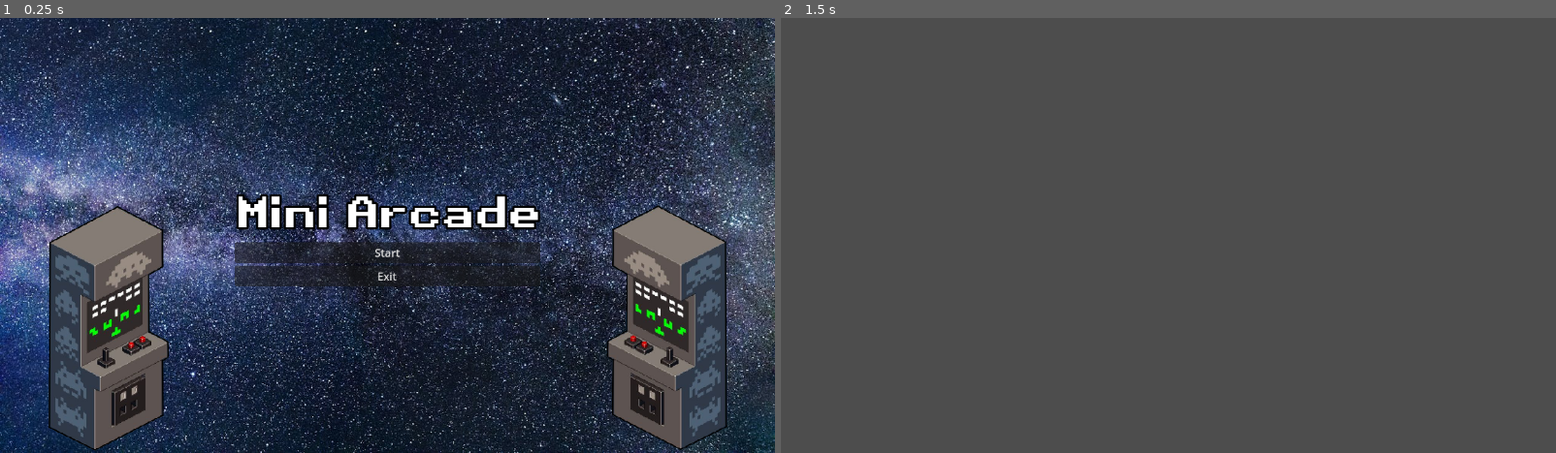
Above: before the commit, frames 1-2 (left to right).
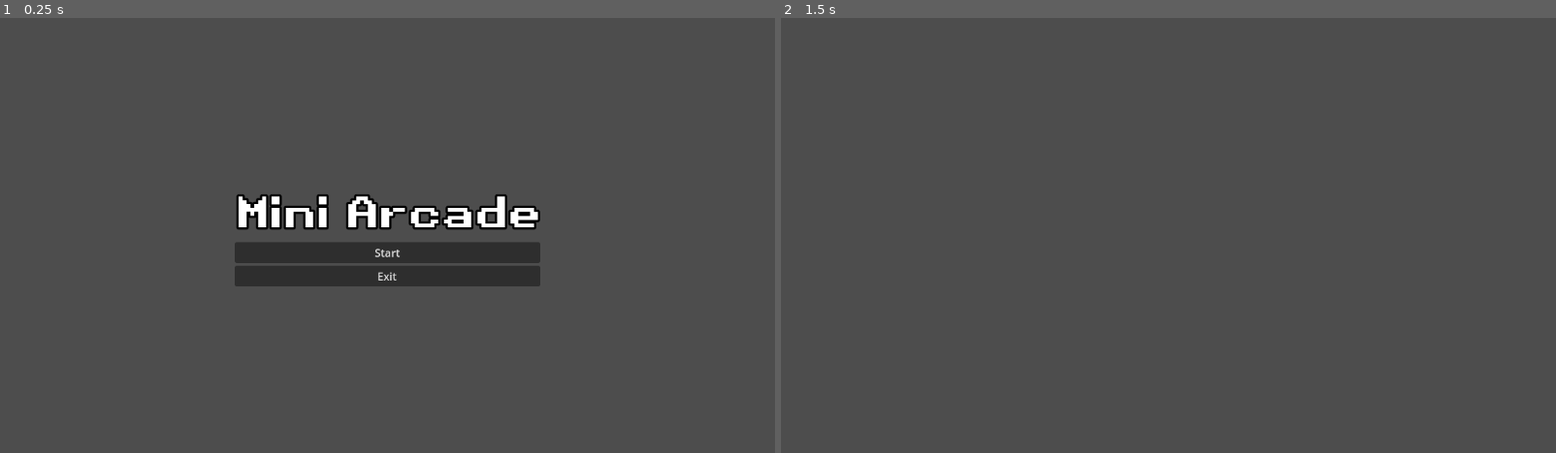
Above: after the commit, the same moments.

Repository: Lottodo/MiniArcade
Game: Godot game, scene res://scenes/main_menu/main_menu.tscn
Two runs of this game, one before a commit and one after it. Both use one fixed random seed, a clock stepped at 60 frames per second and the inputs below.
Inputs:
- Up to frame 1 (0.25 s): no input
- Up to frame 2 (1.5 s): click "Start" at 0.5 s; tap Enter (ui_accept) at 1.25, 1.35 s; hold Right (ui_right) from 1.28 s (still down)

The runs differ from the first frame. In frame 1, 87% of the frame differs, in the area x 0-100%, y 0-100%; in frame 2, nothing differs.

Commit message:
Avance Plataformero

Diff:
--- a/scenes/main_menu/main_menu.tscn
+++ b/scenes/main_menu/main_menu.tscn
@@ -1,9 +1,7 @@
-[gd_scene load_steps=5 format=3 uid="uid://bjxs7o0hc3taq"]
+[gd_scene load_steps=3 format=3 uid="uid://bjxs7o0hc3taq"]
 
 [ext_resource type="Script" path="res://scenes/main_menu/main_menu.gd" id="1_5rfbg"]
-[ext_resource type="Texture2D" uid="uid://bydqngutwhuod" path="res://assets/Main_Menu/images/main_menu_background.jpeg" id="1_xwnc3"]
 [ext_resource type="LabelSettings" uid="uid://bgqmxw6ko7un8" path="res://resources/fonts/RG_38_White.tres" id="2_k1bnx"]
-[ext_resource type="Texture2D" uid="uid://7i7odiqxyrrs" path="res://assets/Main_Menu/images/arcade_cabinet.png" id="4_hw0fh"]
 
 [node name="MainMenu" type="Control"]
 layout_mode = 3
@@ -18,7 +16,6 @@
 layout_mode = 0
 offset_right = 1152.0
 offset_bottom = 649.0
-texture = ExtResource("1_xwnc3")
 expand_mode = 1
 
 [node name="VBoxContainer" type="VBoxContainer" parent="."]
@@ -55,7 +52,6 @@
 offset_top = 271.0
 offset_right = 1152.0
 offset_bottom = 648.0
-texture = ExtResource("4_hw0fh")
 expand_mode = 4
 flip_h = true
 
@@ -65,7 +61,6 @@
 offset_top = 272.0
 offset_right = 313.0
 offset_bottom = 649.0
-texture = ExtResource("4_hw0fh")
 expand_mode = 4
 
 [node name="AudioStreamPlayer" type="AudioStreamPlayer" parent="."]
--- /dev/null
+++ b/scenes/platformer_minigame/marioluigi_minigame/marioluigi_minigame.gd
@@ -0,0 +1,11 @@
+extends Node2D
+
+
+# Called when the node enters the scene tree for the first time.
+func _ready():
+	pass # Replace with function body.
+
+
+# Called every frame. 'delta' is the elapsed time since the previous frame.
+func _process(delta):
+	pass
--- /dev/null
+++ b/scenes/platformer_minigame/marioluigi_minigame/marioluigi_minigame.tscn
@@ -0,0 +1,20 @@
+[gd_scene load_steps=3 format=3 uid="uid://bpmsq5oeuh4mx"]
+
+[ext_resource type="Texture2D" uid="uid://dc28ayy8qo02g" path="res://assets/Platformer_Minigame/sprites/level_bg.png" id="1_1o3dm"]
+[ext_resource type="PackedScene" uid="uid://dvka8b2q08llj" path="res://scenes/platformer_minigame/platformer_player/platformer_player.tscn" id="2_kvmj2"]
+
+[node name="MarioluigiMinigame" type="Node2D"]
+
+[node name="TextureRect" type="TextureRect" parent="."]
+offset_top = -646.0
+offset_right = 1146.0
+offset_bottom = 118.0
+texture = ExtResource("1_1o3dm")
+
+[node name="Camera2D" type="Camera2D" parent="."]
+limit_left = 0
+limit_bottom = 0
+
+[node name="PlatformerPlayer" parent="." instance=ExtResource("2_kvmj2")]
+position = Vector2(411, -255)
+scale = Vector2(4.5, 4.5)
--- /dev/null
+++ b/scenes/platformer_minigame/platformer_player/platformer_player.gd
@@ -0,0 +1,29 @@
+extends CharacterBody2D
+
+
+const SPEED = 300.0
+const JUMP_VELOCITY = -400.0
+
+# Get the gravity from the project settings to be synced with RigidBody nodes.
+var gravity = ProjectSettings.get_setting("physics/2d/default_gravity")
+
+
+func _physics_process(delta):
+	# Add the gravity.
+	#if not is_on_floor():
+	#	velocity.y += gravity * delta
+
+	print(str(global_position.y))
+	# Handle jump.
+	if Input.is_action_just_pressed("ui_accept") and is_on_floor():
+		velocity.y = JUMP_VELOCITY
+
+	# Get the input direction and handle the movement/deceleration.
+	# As good practice, you should replace UI actions with custom gameplay actions.
+	var direction = Input.get_axis("ui_left", "ui_right")
+	if direction:
+		velocity.x = direction * SPEED
+	else:
+		velocity.x = move_toward(velocity.x, 0, SPEED)
+
+	move_and_slide()
--- /dev/null
+++ b/scenes/platformer_minigame/platformer_player/platformer_player.tscn
@@ -0,0 +1,154 @@
+[gd_scene load_steps=20 format=3 uid="uid://dvka8b2q08llj"]
+
+[ext_resource type="Texture2D" uid="uid://del6ikptgdb4t" path="res://assets/Platformer_Minigame/sprites/mario_idle.png" id="1_ffc1q"]
+[ext_resource type="Script" path="res://scenes/platformer_minigame/platformer_player/platformer_player.gd" id="1_n3uhh"]
+[ext_resource type="Texture2D" uid="uid://cedr8jdskjufs" path="res://assets/Platformer_Minigame/sprites/mario_jump.png" id="1_tduu6"]
+[ext_resource type="Texture2D" uid="uid://dw54p14jtv7mv" path="res://assets/Platformer_Minigame/sprites/mario_win.png" id="3_4x0st"]
+
+[sub_resource type="AtlasTexture" id="AtlasTexture_5do6n"]
+atlas = ExtResource("1_tduu6")
+region = Rect2(0, 37, 24, 37)
+
+[sub_resource type="AtlasTexture" id="AtlasTexture_xpwlv"]
+atlas = ExtResource("1_tduu6")
+region = Rect2(0, 74, 24, 37)
+
+[sub_resource type="AtlasTexture" id="AtlasTexture_8p3i4"]
+atlas = ExtResource("1_ffc1q")
+region = Rect2(0, 0, 23, 34)
+
+[sub_resource type="AtlasTexture" id="AtlasTexture_ndpga"]
+atlas = ExtResource("1_ffc1q")
+region = Rect2(0, 102, 23, 34)
+
+[sub_resource type="AtlasTexture" id="AtlasTexture_xmf0j"]
+atlas = ExtResource("1_ffc1q")
+region = Rect2(0, 68, 23, 34)
+
+[sub_resource type="AtlasTexture" id="AtlasTexture_bm2wn"]
+atlas = ExtResource("1_tduu6")
+region = Rect2(0, 0, 24, 37)
+
+[sub_resource type="AtlasTexture" id="AtlasTexture_yur1h"]
+atlas = ExtResource("1_tduu6")
+region = Rect2(0, 111, 24, 37)
+
+[sub_resource type="AtlasTexture" id="AtlasTexture_e6yy0"]
+atlas = ExtResource("3_4x0st")
+region = Rect2(0, 0, 22, 35)
+
+[sub_resource type="AtlasTexture" id="AtlasTexture_qrlmg"]
+atlas = ExtResource("3_4x0st")
+region = Rect2(0, 35, 22, 35)
+
+[sub_resource type="AtlasTexture" id="AtlasTexture_rv5j3"]
+atlas = ExtResource("3_4x0st")
+region = Rect2(0, 70, 22, 35)
+
+[sub_resource type="AtlasTexture" id="AtlasTexture_lkcx6"]
+atlas = ExtResource("3_4x0st")
+region = Rect2(0, 105, 22, 35)
+
+[sub_resource type="AtlasTexture" id="AtlasTexture_twiga"]
+atlas = ExtResource("3_4x0st")
+region = Rect2(0, 140, 22, 35)
+
+[sub_resource type="AtlasTexture" id="AtlasTexture_u3a43"]
+atlas = ExtResource("3_4x0st")
+region = Rect2(0, 175, 22, 35)
+
+[sub_resource type="SpriteFrames" id="SpriteFrames_ldtt5"]
+animations = [{
+"frames": [{
+"duration": 3.0,
+"texture": SubResource("AtlasTexture_5do6n")
+}, {
+"duration": 1.0,
+"texture": SubResource("AtlasTexture_xpwlv")
+}],
+"loop": false,
+"name": &"mario_fall",
+"speed": 12.0
+}, {
+"frames": [{
+"duration": 4.0,
+"texture": SubResource("AtlasTexture_8p3i4")
+}, {
+"duration": 1.0,
+"texture": SubResource("AtlasTexture_ndpga")
+}, {
+"duration": 4.0,
+"texture": SubResource("AtlasTexture_xmf0j")
+}, {
+"duration": 1.0,
+"texture": SubResource("AtlasTexture_ndpga")
+}],
+"loop": true,
+"name": &"mario_idle",
+"speed": 12.0
+}, {
+"frames": [{
+"duration": 1.0,
+"texture": SubResource("AtlasTexture_bm2wn")
+}],
+"loop": false,
+"name": &"mario_jump",
+"speed": 12.0
+}, {
+"frames": [{
+"duration": 1.0,
+"texture": SubResource("AtlasTexture_yur1h")
+}],
+"loop": true,
+"name": &"mario_land",
+"speed": 5.0
+}, {
+"frames": [{
+"duration": 1.0,
+"texture": SubResource("AtlasTexture_e6yy0")
+}, {
+"duration": 1.0,
+"texture": SubResource("AtlasTexture_qrlmg")
+}, {
+"duration": 1.0,
+"texture": SubResource("AtlasTexture_rv5j3")
+}, {
+"duration": 1.0,
+"texture": SubResource("AtlasTexture_lkcx6")
+}, {
+"duration": 1.0,
+"texture": SubResource("AtlasTexture_e6yy0")
+}, {
+"duration": 1.0,
+"texture": SubResource("AtlasTexture_qrlmg")
+}, {
+"duration": 1.0,
+"texture": SubResource("AtlasTexture_rv5j3")
+}, {
+"duration": 1.0,
+"texture": SubResource("AtlasTexture_lkcx6")
+}, {
+"duration": 0.5,
+"texture": SubResource("AtlasTexture_twiga")
+}, {
+"duration": 1.0,
+"texture": SubResource("AtlasTexture_u3a43")
+}],
+"loop": false,
+"name": &"mario_win",
+"speed": 12.0
+}]
+
+[sub_resource type="RectangleShape2D" id="RectangleShape2D_lufpf"]
+size = Vector2(18, 34)
+
+[node name="PlatformerPlayer" type="CharacterBody2D"]
+script = ExtResource("1_n3uhh")
+
+[node name="AnimatedSprite2D" type="AnimatedSprite2D" parent="."]
+sprite_frames = SubResource("SpriteFrames_ldtt5")
+animation = &"mario_idle"
+autoplay = "mario_idle"
+
+[node name="CollisionShape2D" type="CollisionShape2D" parent="."]
+shape = SubResource("RectangleShape2D_lufpf")
Not shown, changed: assets/Galaga_Minigame/Sprites/photo-output 2.png.import
Not shown, changed: assets/Galaga_Minigame/Sprites/photo-output.png.import
Binary file added: assets/Platformer_Minigame/sprites/level_bg.png
Binary file changed: assets/Platformer_Minigame/sprites/mario_idle.png
Binary file changed: assets/Platformer_Minigame/sprites/mario_jump.png
Binary file changed: assets/Platformer_Minigame/sprites/mario_win.png
Not shown: 1 places in scenes/attorney_minigame/ace_attorney_minigame.tscn that only renumber resources
Not shown, removed: scenes/platformer_minigame/[ADD HERE].txt
Not shown, added: assets/Platformer_Minigame/sound/battle_song.mp3
Not shown, added: assets/Platformer_Minigame/sound/luigi_lost.wav
Not shown, added: assets/Platformer_Minigame/sound/luigi_win.wav
Not shown, added: assets/Platformer_Minigame/sound/mario_lost.wav
(and 1 more such lines)
